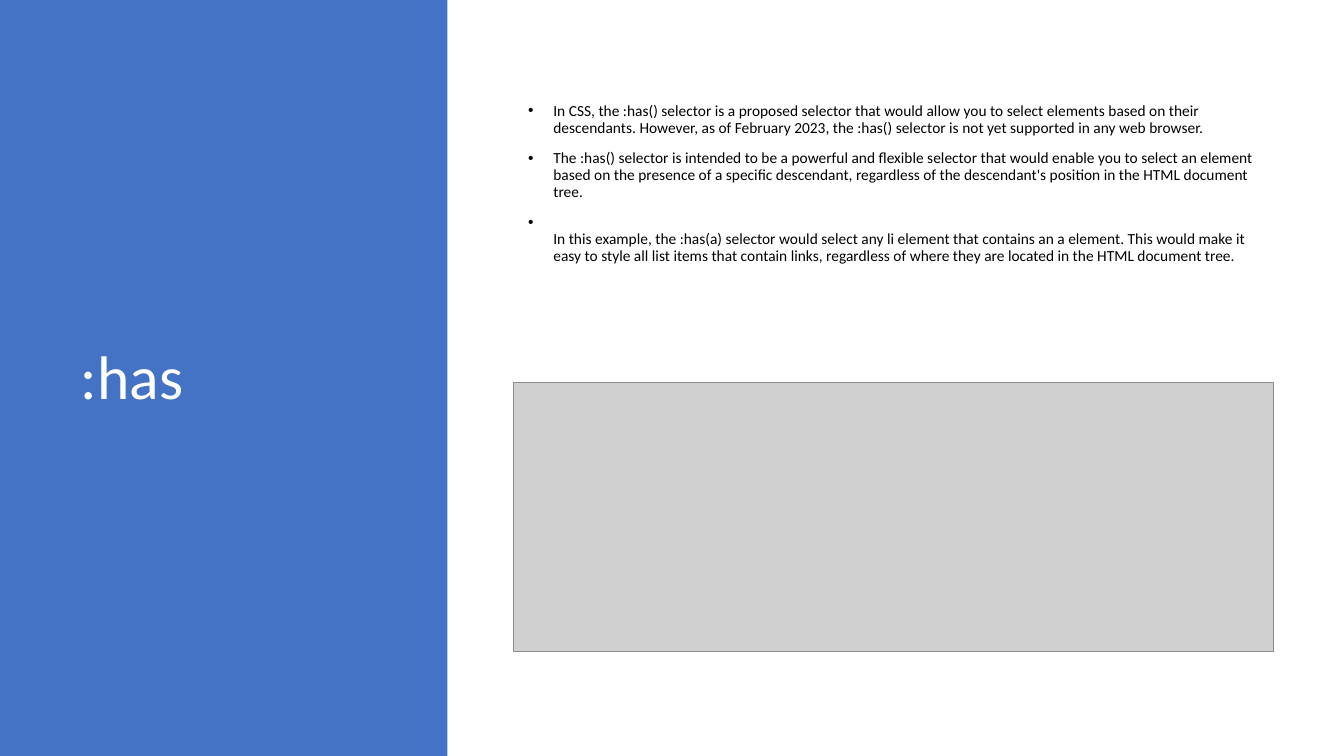
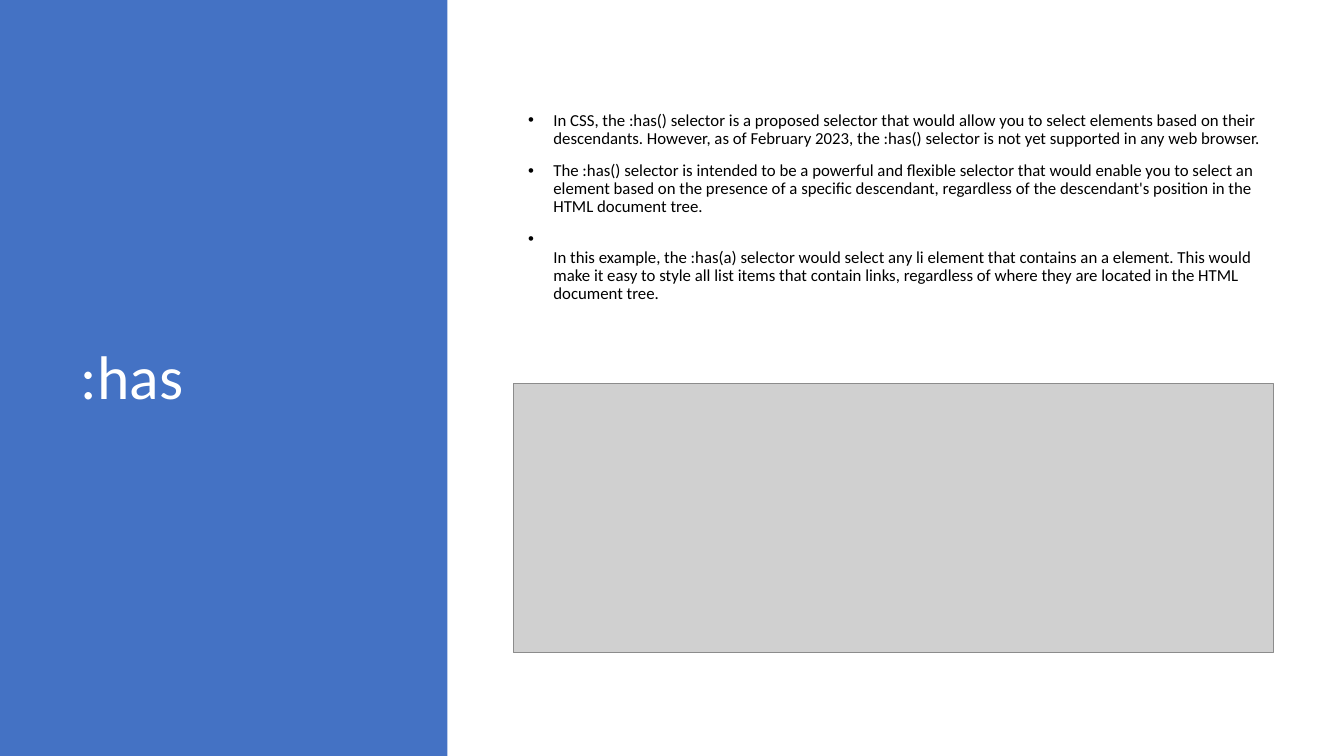
Before and after one commit to 1shaked/full-stack, a slide deck: slide 13 of 10ass/10ass.pptx. Drawn at 1344x756 pixels with LibreOffice and Linux fonts; fonts in the diff are those of the drawing; grey boxes stand for pictures. Boxes give left, top, right and bottom in pixels: in the first picture for what was removed or moved away, otherwise in the second. Text is boxed around its words. In the diff, an @@ line names an element or a change of style, - is before the commit and + after.

```diff
--- a/10ass/10ass.pptx
+++ b/10ass/10ass.pptx
@@ text "In CSS, the :has() selector ..." at <box>553,114,1259,299</box>: size 11 to 12 pt @@
```
Also in this commit, not shown: 9 other files.
